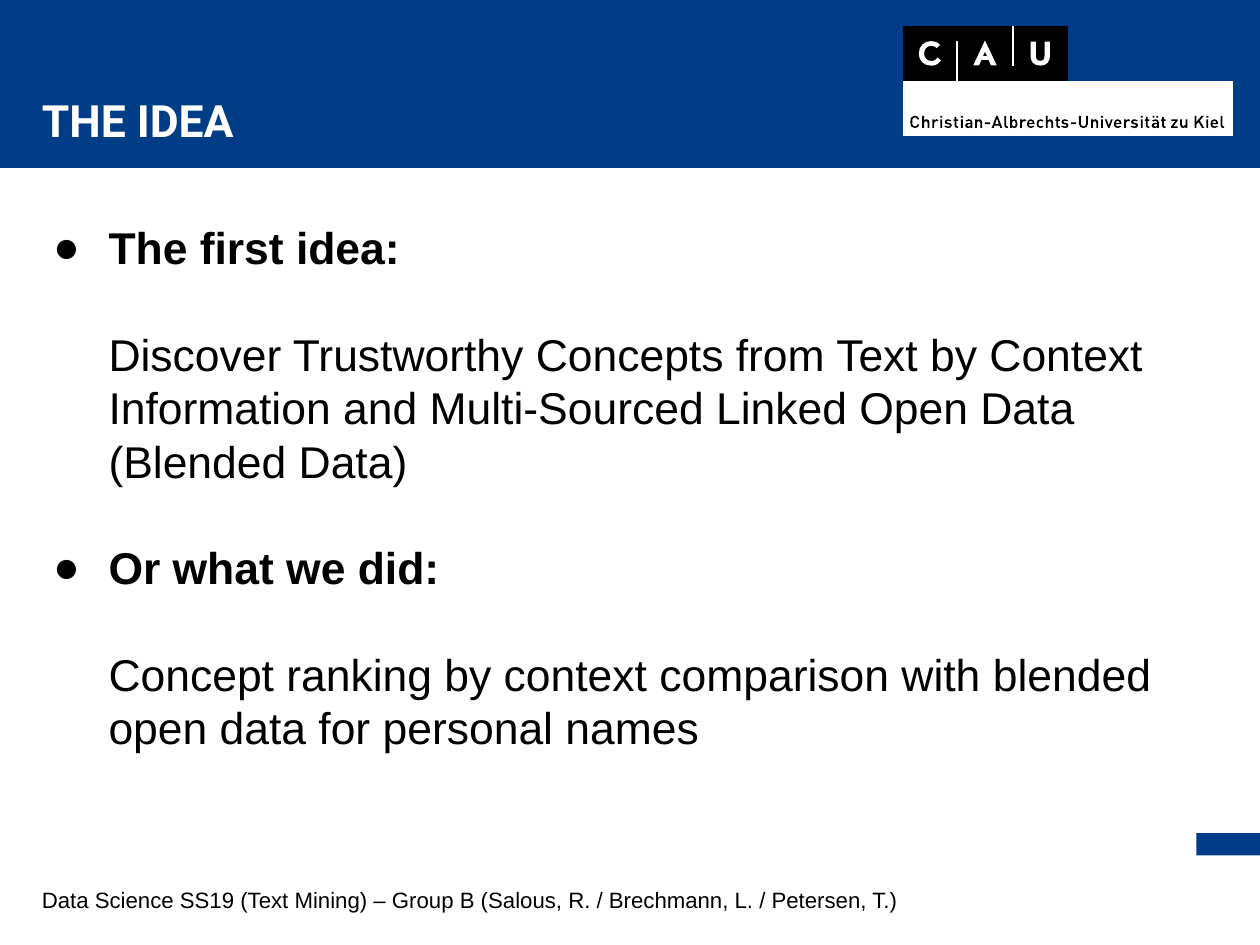
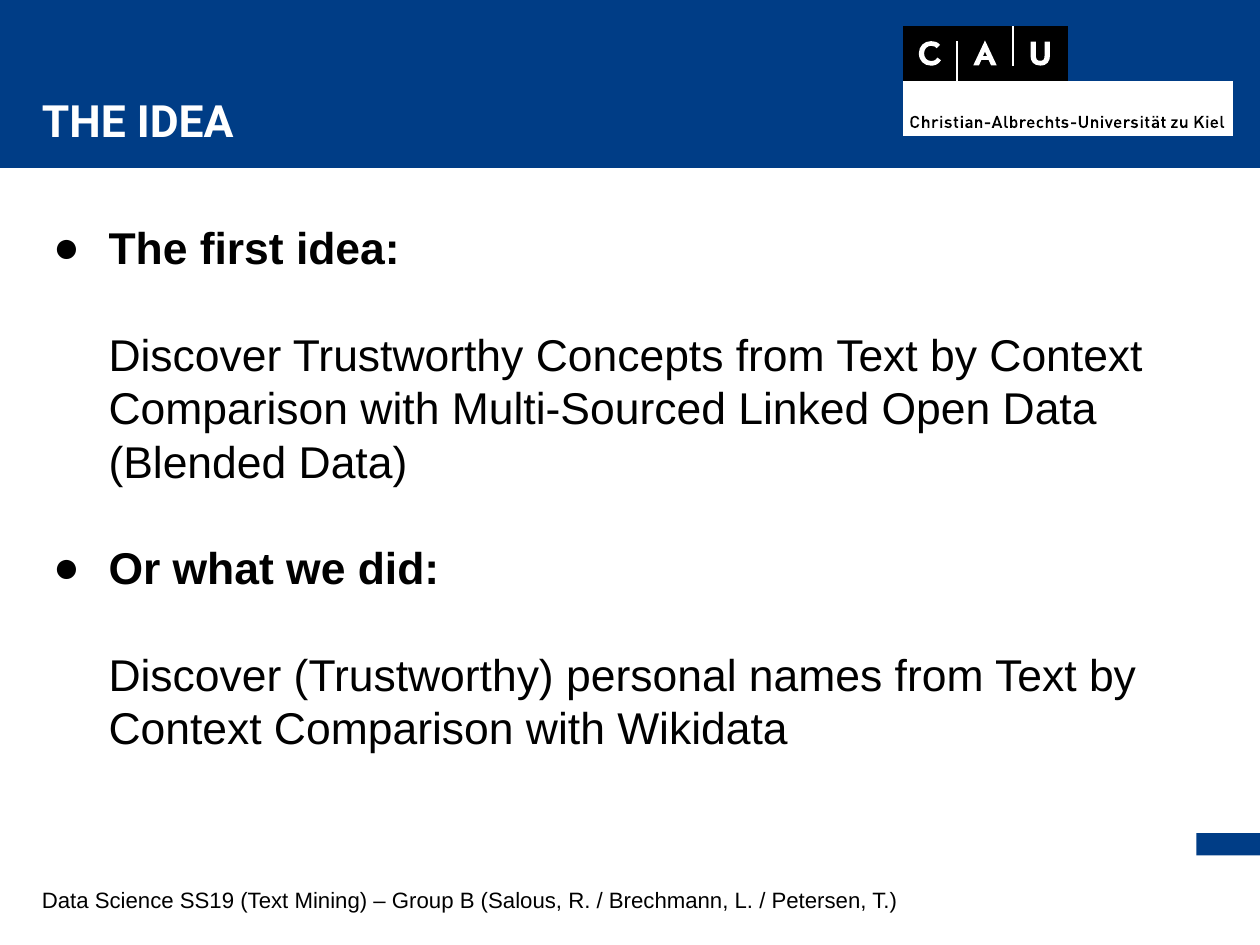
Before and after one commit to thorge/concept-ranking, a slide deck: slide 4 of presentation/pres.odp. Drawn at 1260x945 pixels with LibreOffice and Linux fonts; fonts in the diff are those of the drawing. Boxes give left, top, right and bottom in pixels: in the first picture for what was removed or moved away, otherwise in the second. Text is boxed around its words. In the diff, an @@ line names an element or a change of style, - is before the commit and + after.

```diff
--- a/presentation/pres.odp
+++ b/presentation/pres.odp
@@ text in free at box(109, 338, 1142, 487): text changed @@
-Discover Trustworthy Concepts from Text by Context Information and Multi-Sourced Linked Open Data (Blended Data)
+Discover Trustworthy Concepts from Text by Context Comparison with Multi-Sourced Linked Open Data (Blended Data)
@@ text in free at box(109, 658, 1136, 754): text changed @@
-Concept ranking by context comparison with blended open data for personal names
+Discover (Trustworthy) personal names from Text by Context Comparison with Wikidata
```
Also in this commit, not shown: 4 other slides changed.
